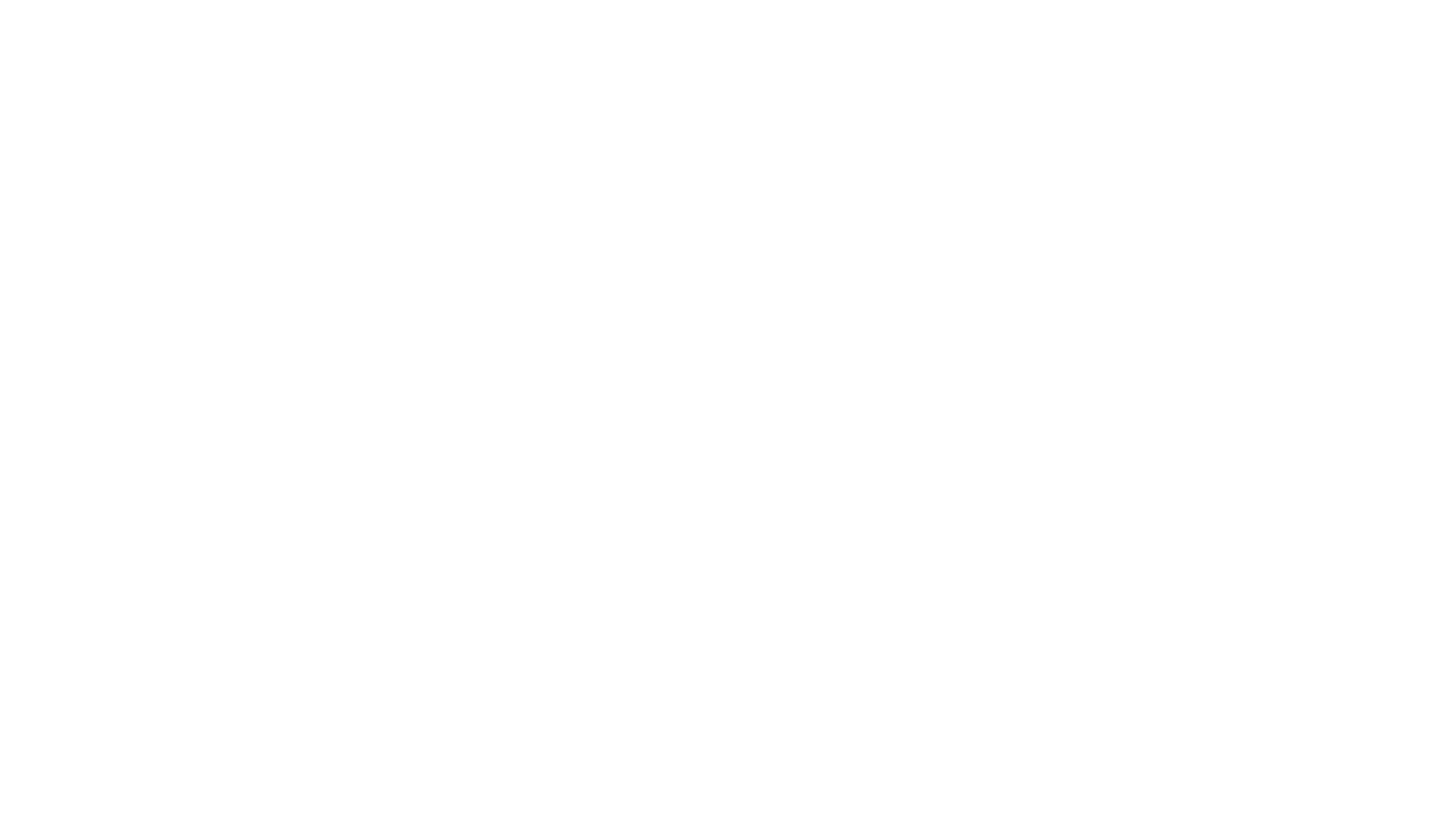
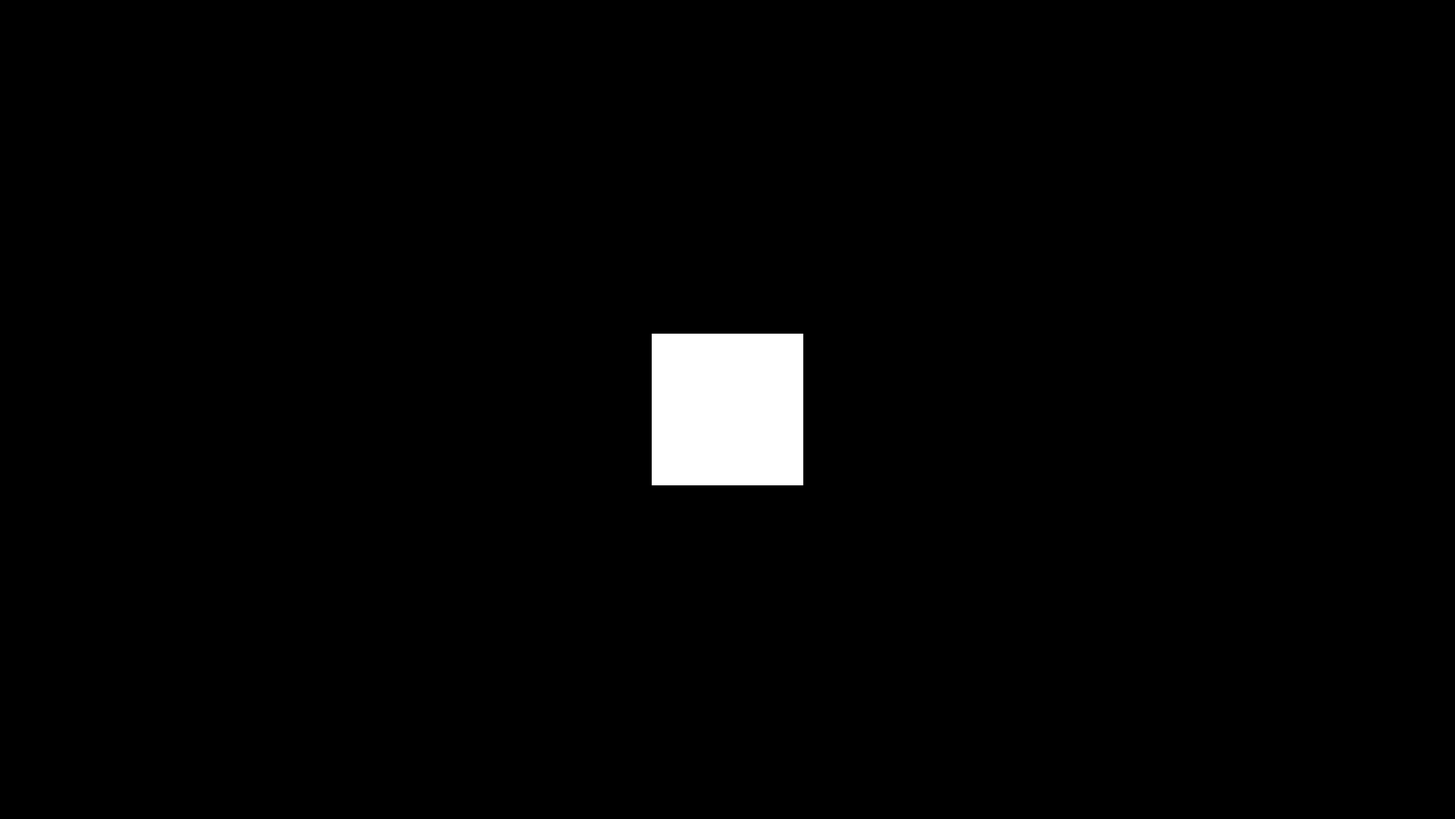
Layer changes from the first (1455, 819) image to the second:
painted on "Background" over [0, 0, 1455, 819]
